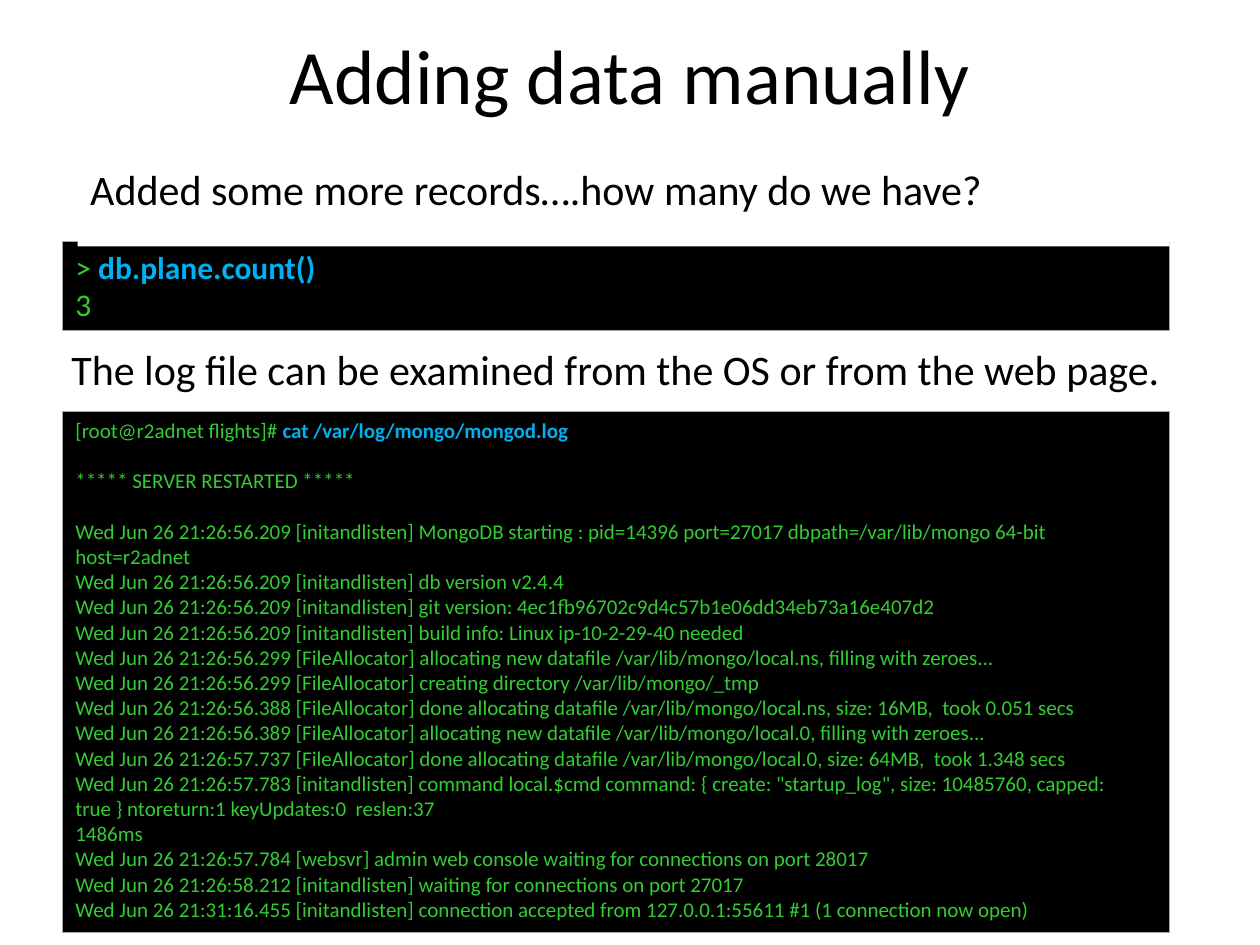
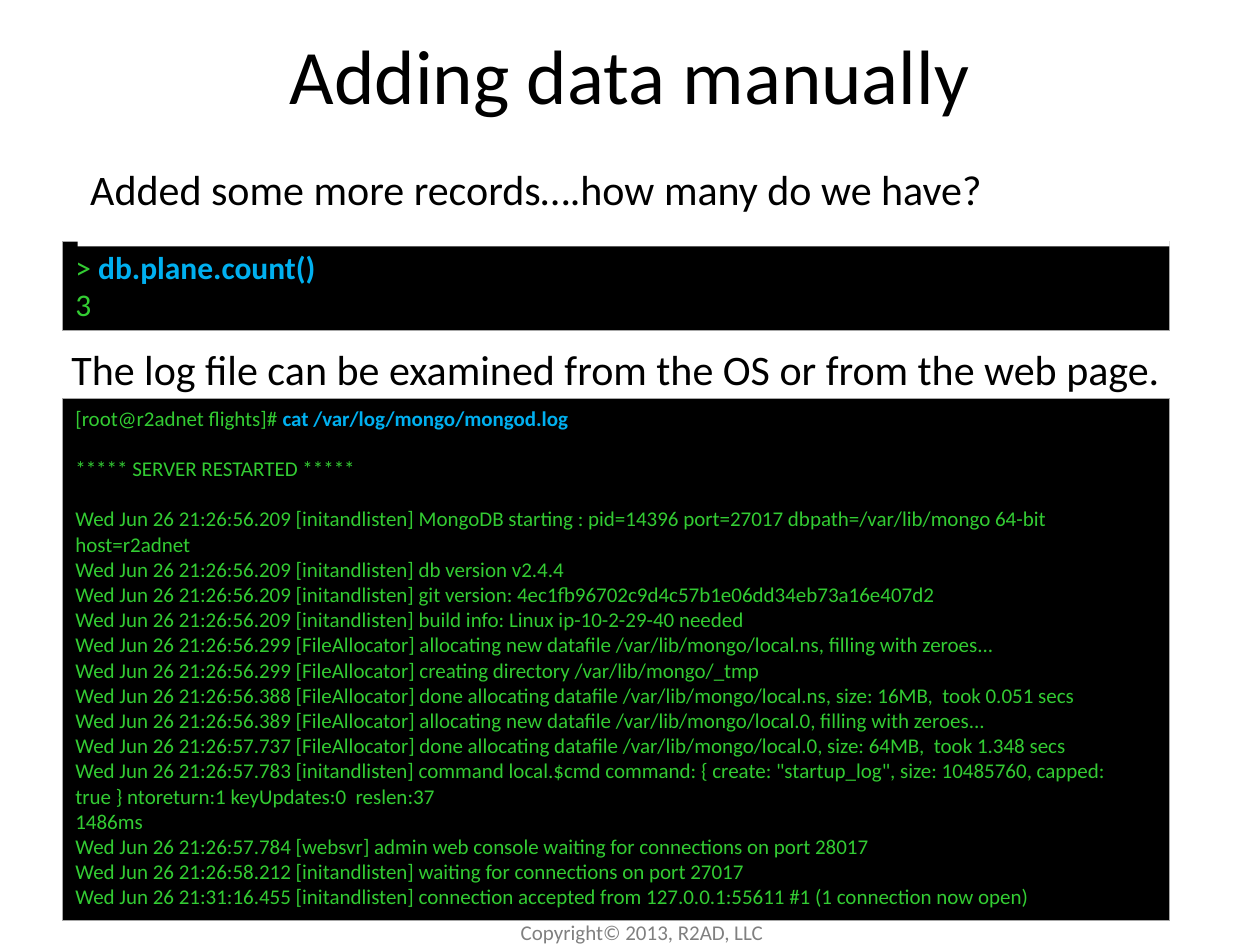
Before and after one commit to r2ad/planeBigData, a slide deck: slide 12 of nosql/mongodb/MongoDB-Introduction-R2AD-23July2013.pptx. Drawn at 1260x945 pixels with LibreOffice and Linux fonts; fonts in the diff are those of the drawing. Boxes give left, top, right and bottom in pixels: in the first picture for what was removed or moved away, otherwise in the second. Text is boxed around its words. In the diff, an @@ line names an element or a change of style, - is before the commit and + after.

Commit message:
Added copyright to slides.  Yes, they are free to use for non commercial purposes.

```diff
--- a/nosql/mongodb/MongoDB-Introduction-R2AD-23July2013.pptx
+++ b/nosql/mongodb/MongoDB-Introduction-R2AD-23July2013.pptx
@@ text "The log file can be ..." rewrapped from (59, 336, 1228, 411) to (71, 355, 1159, 393) @@
@@ rectangle "[root@r2adnet flights]# cat /var/log/mongo/mongod.log": place and size @@
-rectangle "[root@r2adnet flights]# cat /var/log/mongo/mongod.log" at (63, 411, 1169, 932)
+rectangle "[root@r2adnet flights]# cat /var/log/mongo/mongod.log" at (63, 399, 1169, 921)
@@ text added at (521, 925, 763, 944), 12 pt, text #808080 @@
+Copyright© 2013, R2AD, LLC
```
Also in this commit, not shown: 24 other slides changed, 1 other file.
